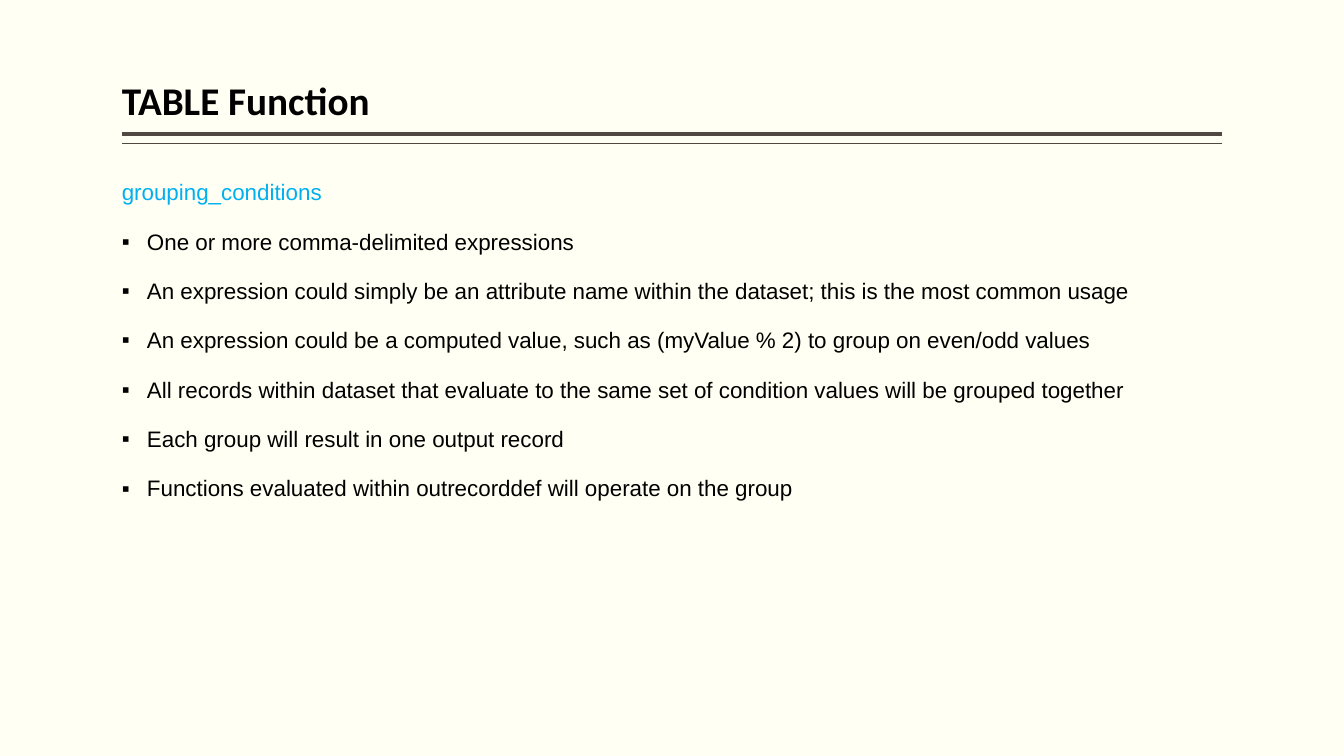
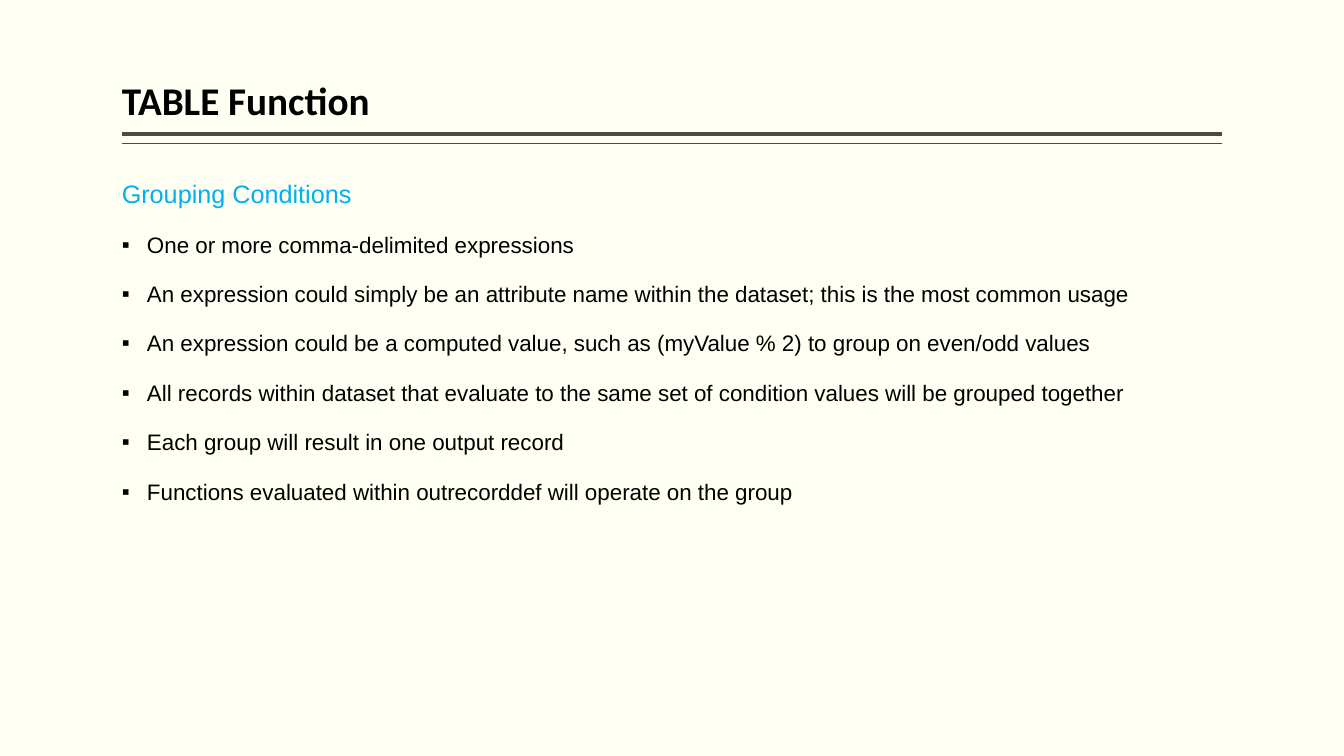
Before and after one commit to hpccsystems-solutions-lab/NCF-2021, a slide deck: slide 76 of BigData-ECL-NCF2021.pptx. Drawn at 1344x756 pixels with LibreOffice and Linux fonts; fonts in the diff are those of the drawing. Boxes give left, top, right and bottom in pixels: in the first picture for what was removed or moved away, otherwise in the second. Text is boxed around its words. In the diff, an @@ line names an element or a change of style, - is before the commit and + after.

```diff
--- a/BigData-ECL-NCF2021.pptx
+++ b/BigData-ECL-NCF2021.pptx
@@ text at (x1=122, y1=184, x2=351, y2=208): text changed; size 16 to 18 pt @@
-grouping_conditions
+Grouping Conditions
```
Also in this commit, not shown: 1 other slide changed.
